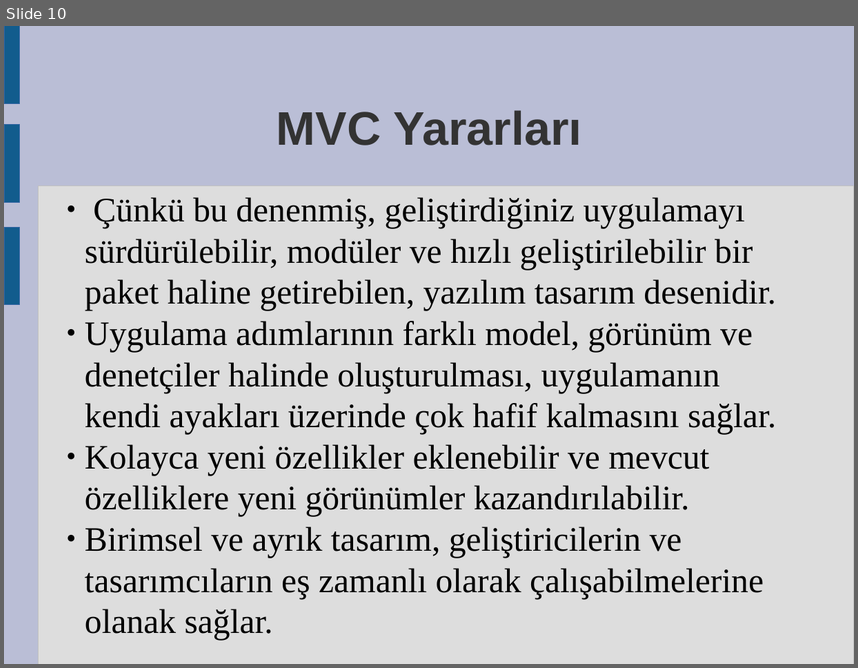
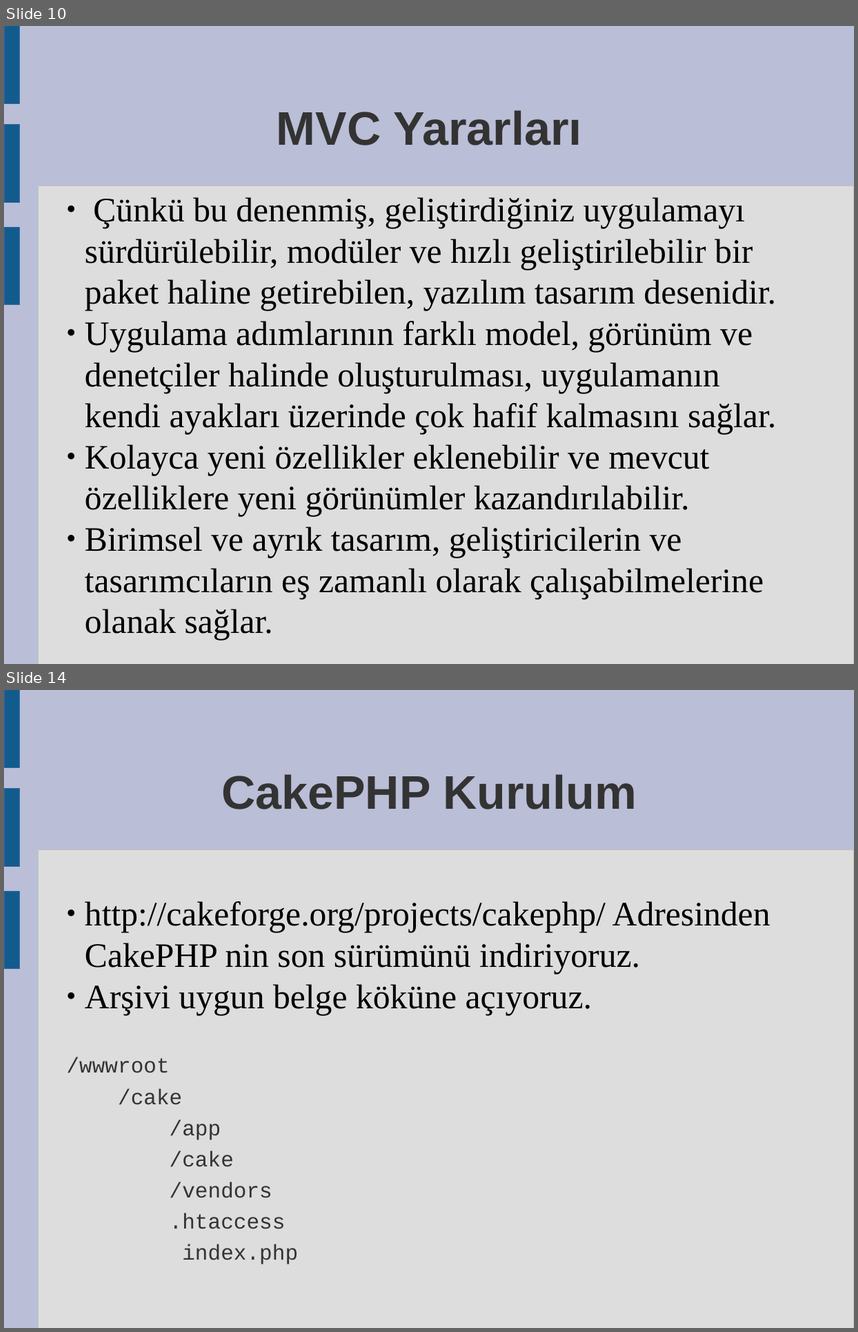
Before and after one commit to askin/misc, a slide deck: intern/cakephp/cakephp.odp. Shown one above the other, each under a label of ours: slide 10 before the commit, slides 10 and 14 after it; the slides between them are not shown. The pictures are 858x668 and 858x1332 pixels, drawn with LibreOffice and Linux fonts; fonts in the diff are those of the drawing. Boxes give left, top, right and bottom in pixels: in the first picture for what was removed or moved away, otherwise in the second. Text is boxed around its words. In the diff, an @@ line names an element or a change of style, - is before the commit and + after.

```diff
--- a/intern/cakephp/cakephp.odp
+++ b/intern/cakephp/cakephp.odp
@@ slide 14 added at (x1=4, y1=690, x2=854, y2=1328), background #BABED6; not listed: 4 template elements that a slide beside it also shows @@
@@ title added at (x1=221, y1=774, x2=636, y2=809), 44 pt, text #333333, bold @@
+CakePHP Kurulum
@@ subtitle added at (x1=67, y1=901, x2=771, y2=1264), 32 pt, text #000000 @@
+● http://cakeforge.org/projects/cakephp/ Adresinden CakePHP nin son sürümünü indiriyoruz.
+● Arşivi uygun belge köküne açıyoruz.
+/wwwroot
+/cake
+/app
+/cake
+/vendors
+.htaccess
+index.php
```
Also in this commit, not shown: 4 other slides added.
